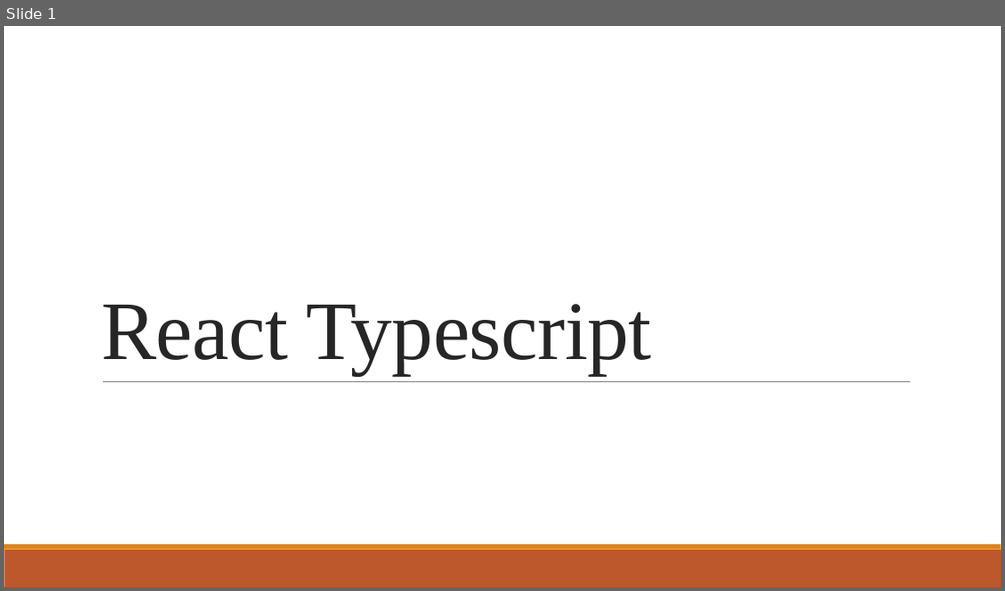
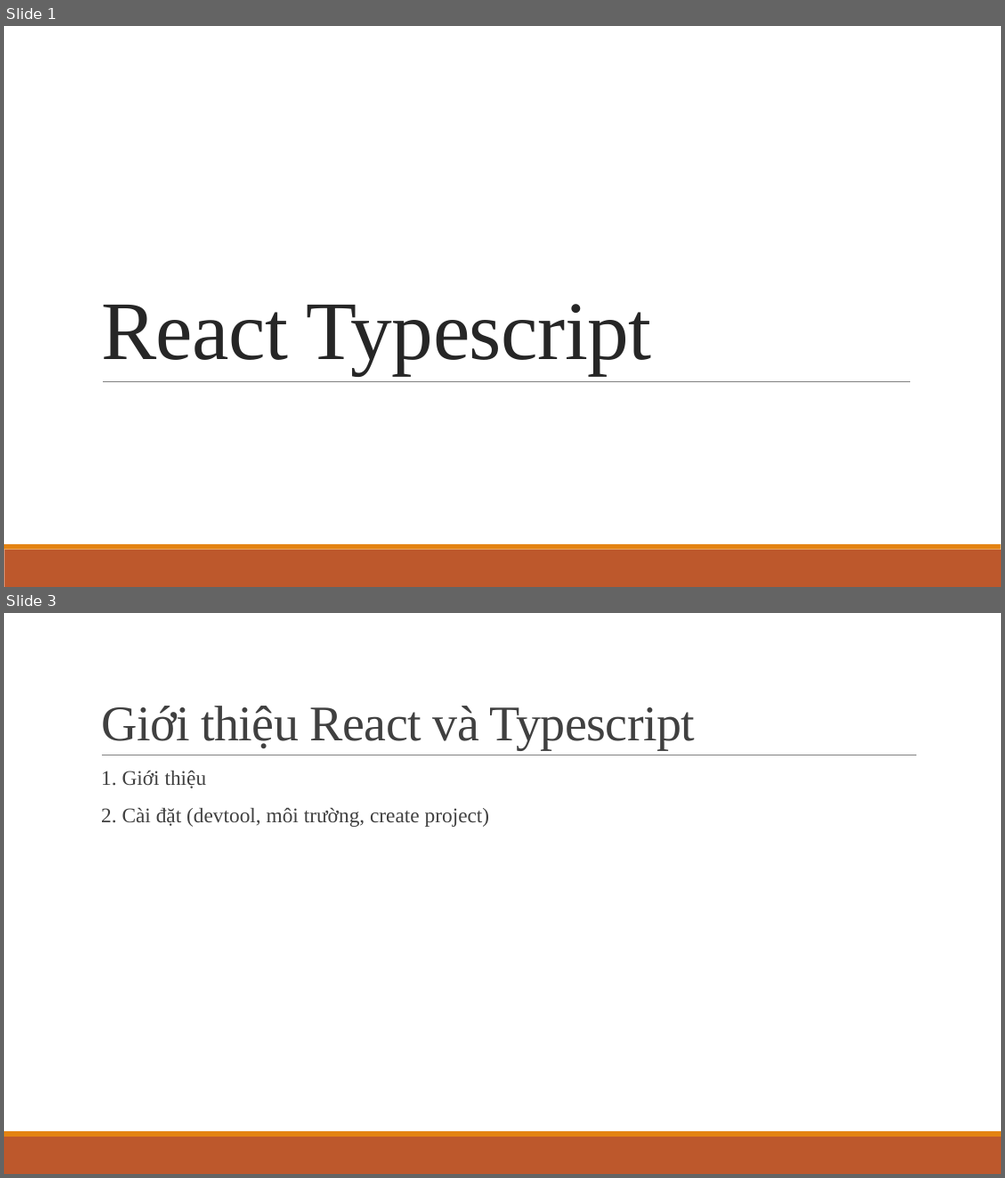
Before and after one commit to ddinhftieens/tranning-react, a slide deck: react_ts.pptx. Shown one above the other, each under a label of ours: slide 1 before the commit, slides 1 and 3 after it; the slides between them are not shown. The pictures are 1005x591 and 1005x1178 pixels, drawn with LibreOffice and Linux fonts; fonts in the diff are those of the drawing. Boxes give left, top, right and bottom in pixels: in the first picture for what was removed or moved away, otherwise in the second. Text is boxed around its words. In the diff, an @@ line names an element or a change of style, - is before the commit and + after.

```diff
--- a/react_ts.pptx
+++ b/react_ts.pptx
@@ slide 3 added at [4, 613, 1001, 1174], background #FFFFFF; not listed: 2 template elements that a slide beside it also shows @@
@@ title added at [101, 706, 695, 750], 48 pt, text #404040 @@
+Giới thiệu React và Typescript
@@ text added at [101, 770, 490, 827], 20 pt, text #404040 @@
+  1. Giới thiệu
+  2. Cài đặt (devtool, môi trường, create project)
@@ line added from (102, 755) to (917, 755), #808080 0.5 pt @@
```
Also in this commit, not shown: 1 slide changed, 3 other slides added, 4 slides removed.
